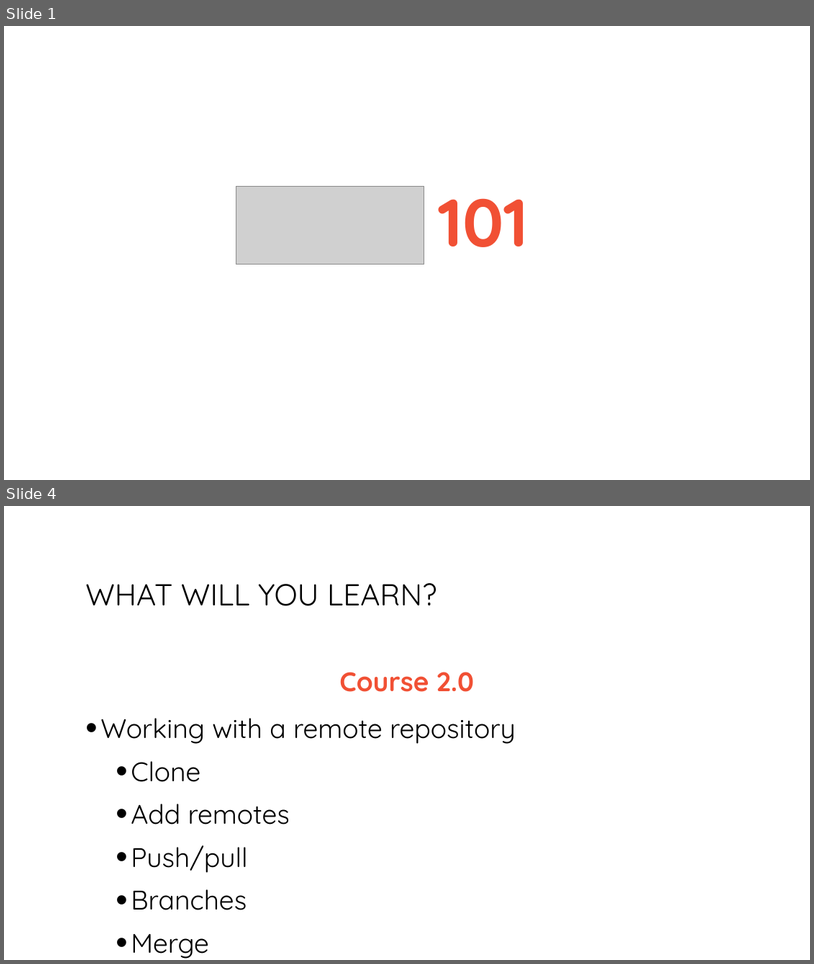
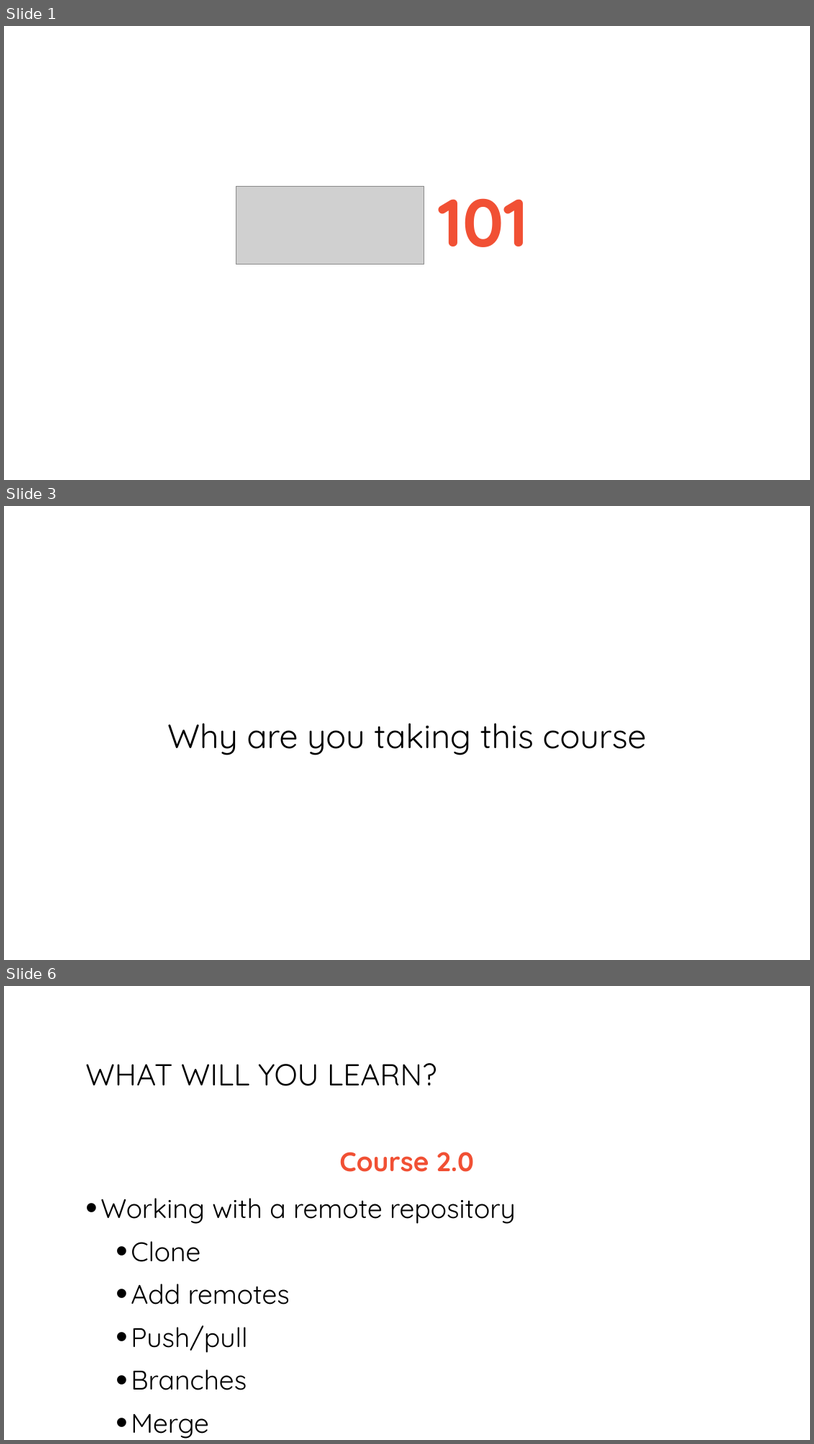
Before and after one commit to bogdanbujdea/git102, a slide deck: Course 1.pptx. Shown one above the other, each under a label of ours: slides 1 and 4 before the commit, slides 1, 3 and 6 after it; the slides between them are not shown. The pictures are 814x964 and 814x1444 pixels, drawn with LibreOffice and Linux fonts; fonts in the diff are those of the drawing; grey boxes stand for pictures. Boxes give left, top, right and bottom in pixels: in the first picture for what was removed or moved away, otherwise in the second. Text is boxed around its words. In the diff, an @@ line names an element or a change of style, - is before the commit and + after.

```diff
--- a/Course 1.pptx
+++ b/Course 1.pptx
@@ slide 3 added at bbox=[4, 506, 810, 960], background #FFFFFF @@
@@ text added at bbox=[167, 723, 647, 755], 40 pt, text #000000 @@
+Why are you taking this course
@@ what was slide 4 is now slide 6 @@
```
Also in this commit, not shown: 6 slides changed, 4 other slides added, 1 slide removed.
